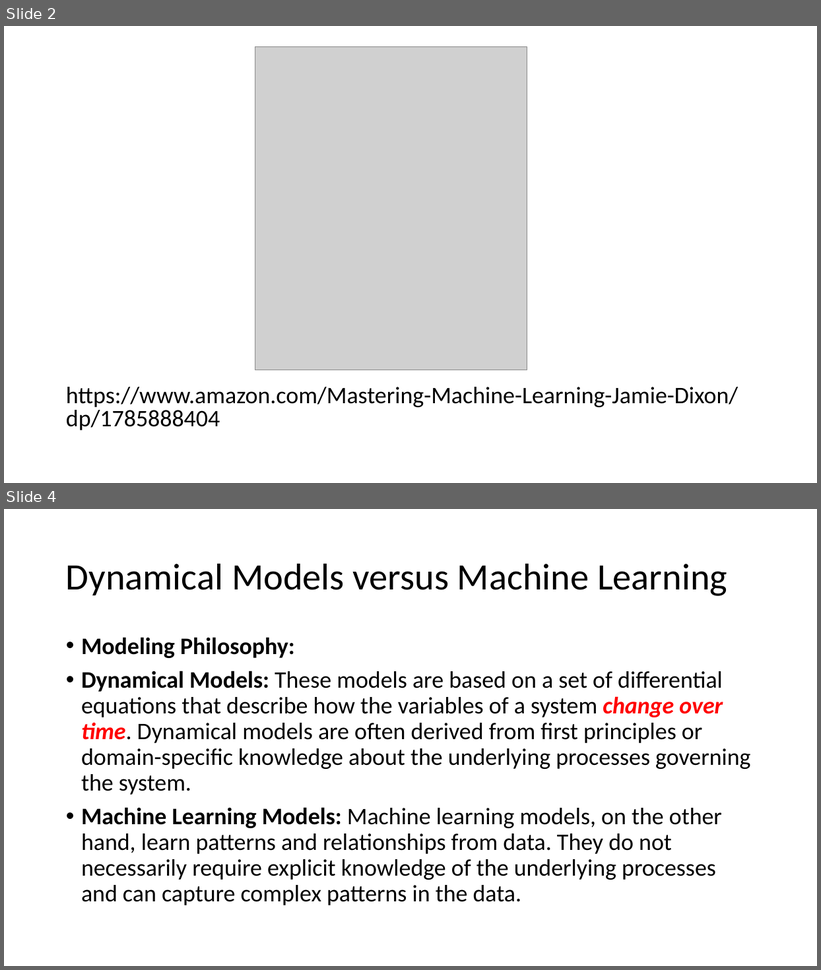
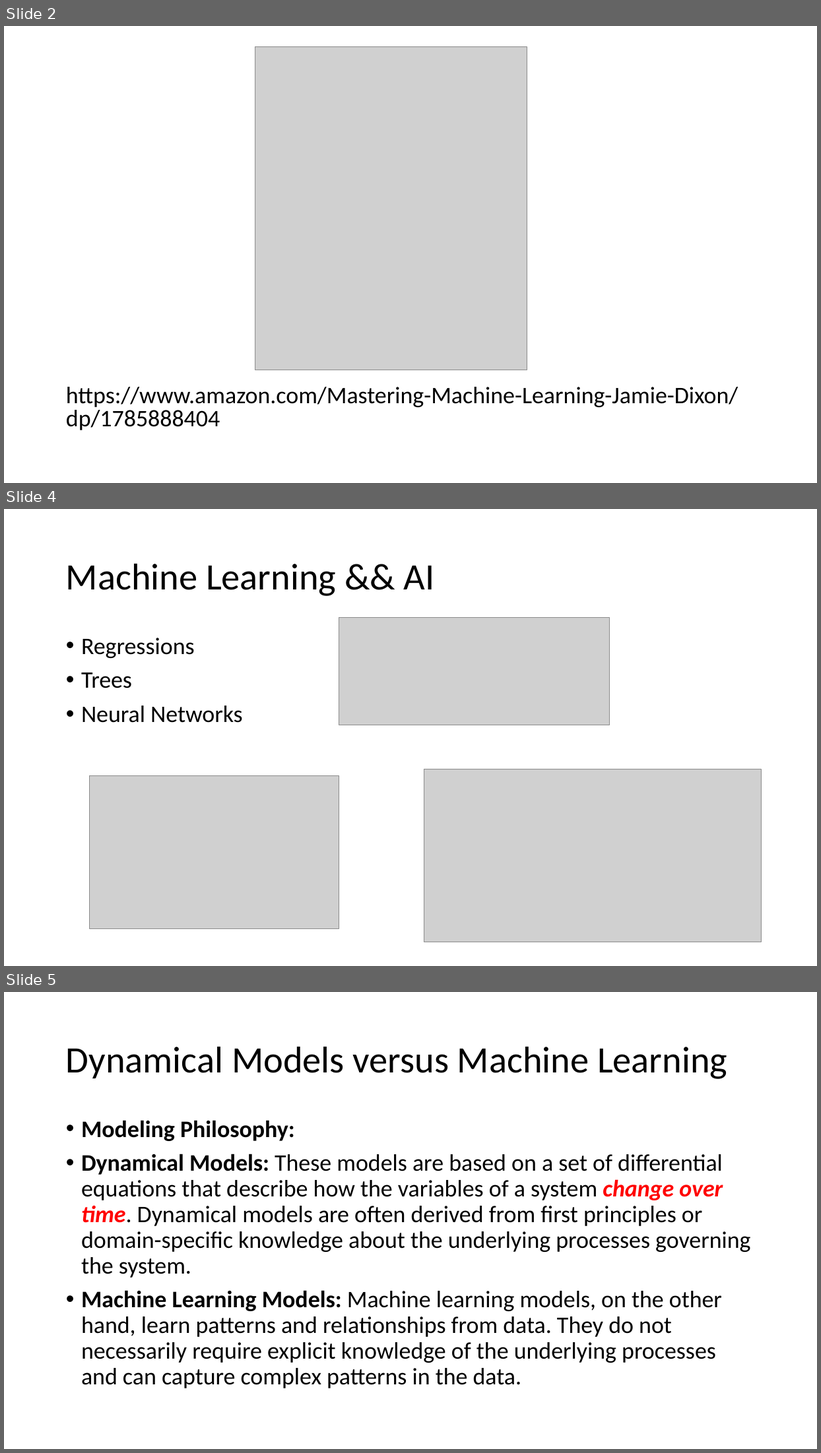
Before and after one commit to jamessdixon/swe4s, a slide deck: SWES_MachineLearning.pptx. Shown one above the other, each under a label of ours: slides 2 and 4 before the commit, slides 2, 4 and 5 after it; the slides between them are not shown. The pictures are 821x970 and 821x1453 pixels, drawn with LibreOffice and Linux fonts; fonts in the diff are those of the drawing; grey boxes stand for pictures. Boxes give left, top, right and bottom in pixels: in the first picture for what was removed or moved away, otherwise in the second. Text is boxed around its words. In the diff, an @@ line names an element or a change of style, - is before the commit and + after.

```diff
--- a/SWES_MachineLearning.pptx
+++ b/SWES_MachineLearning.pptx
@@ slide 4 added at box(4, 509, 817, 966), background #FFFFFF @@
@@ title added at box(66, 563, 435, 596), 44 pt, text #000000 @@
+Machine Learning && AI
@@ picture added at box(339, 618, 610, 725) @@
@@ text added at box(81, 638, 243, 723), 28 pt, text #000000 @@
+• Regressions
+• Trees
+• Neural Networks
@@ picture added at box(89, 776, 339, 929) @@
@@ picture added at box(424, 769, 762, 942) @@
@@ what was slide 4 is now slide 5 @@
```
Also in this commit, not shown: 1 slide changed, 4 slides removed.
